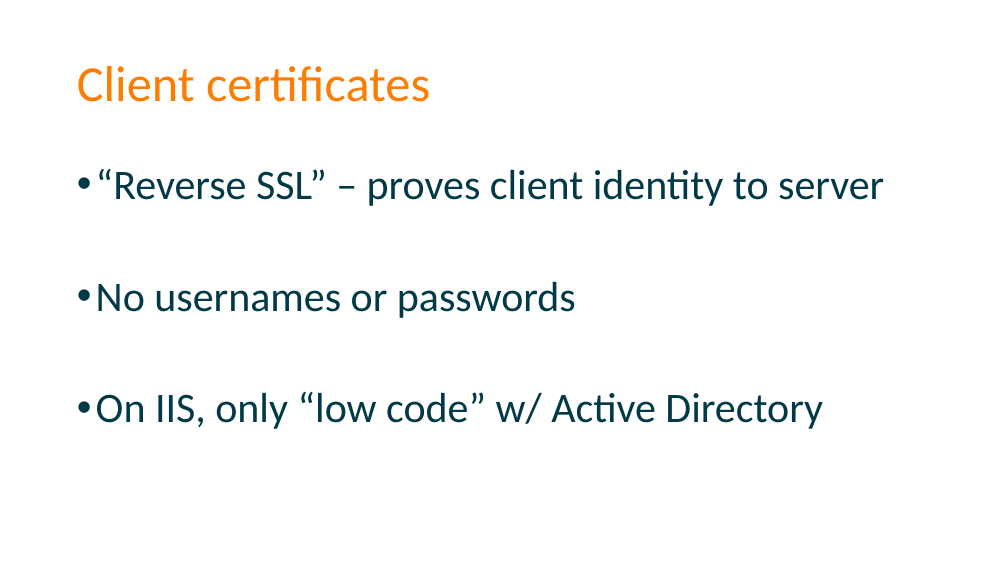
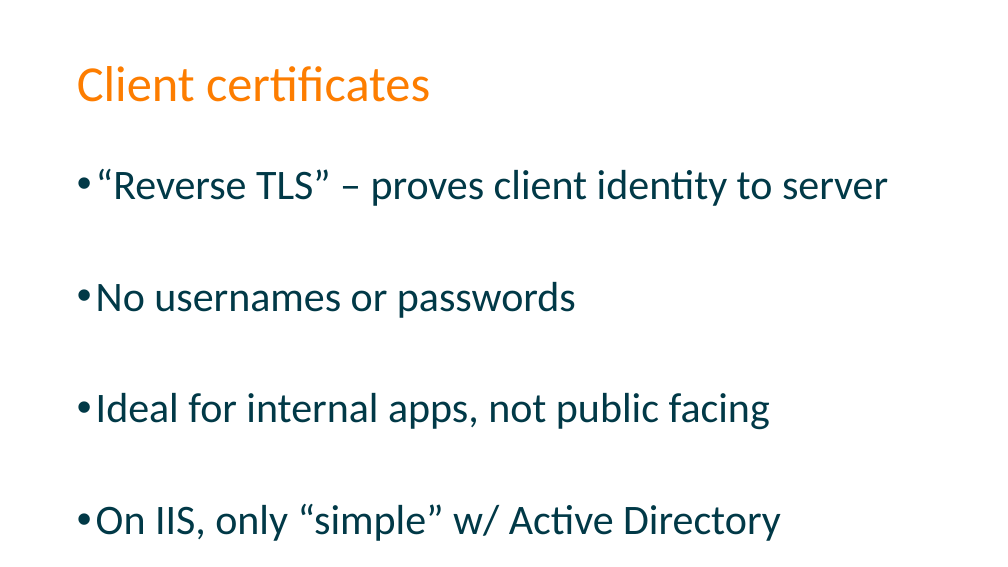
Before and after one commit to spetryjohnson/Securing-Your-API-Endpoints, a slide deck: slide 20 of Securing Your API Endpoints.pptx (slide 19 before the commit). Drawn at 1008x567 pixels with LibreOffice and Linux fonts; fonts in the diff are those of the drawing. Boxes give left, top, right and bottom in pixels: in the first picture for what was removed or moved away, otherwise in the second. Text is boxed around its words. In the diff, an @@ line names an element or a change of style, - is before the commit and + after.

```diff
--- a/Securing Your API Endpoints.pptx
+++ b/Securing Your API Endpoints.pptx
@@ text at bbox=[96, 169, 888, 206]: text changed @@
-• “Reverse SSL” – proves client identity to server
+• “Reverse TLS” – proves client identity to server
@@ text at bbox=[96, 393, 781, 541]: text changed @@
-• On IIS, only “low code” w/ Active Directory
+• Ideal for internal apps, not public facing
+• On IIS, only “simple” w/ Active Directory
```
Also in this commit, not shown: 8 other slides changed, 2 slides added, 1 slide removed, 1 other file.
